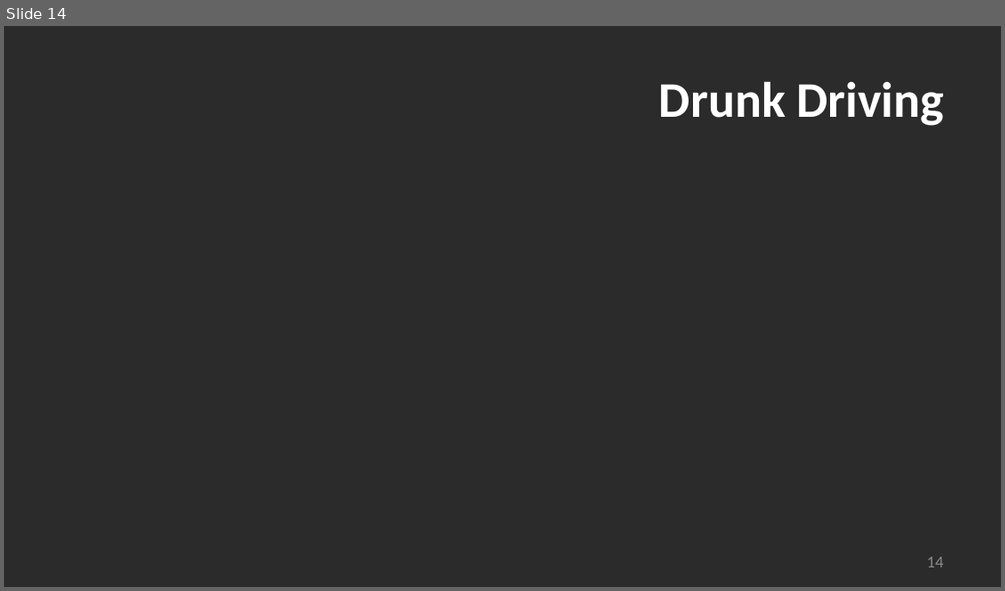
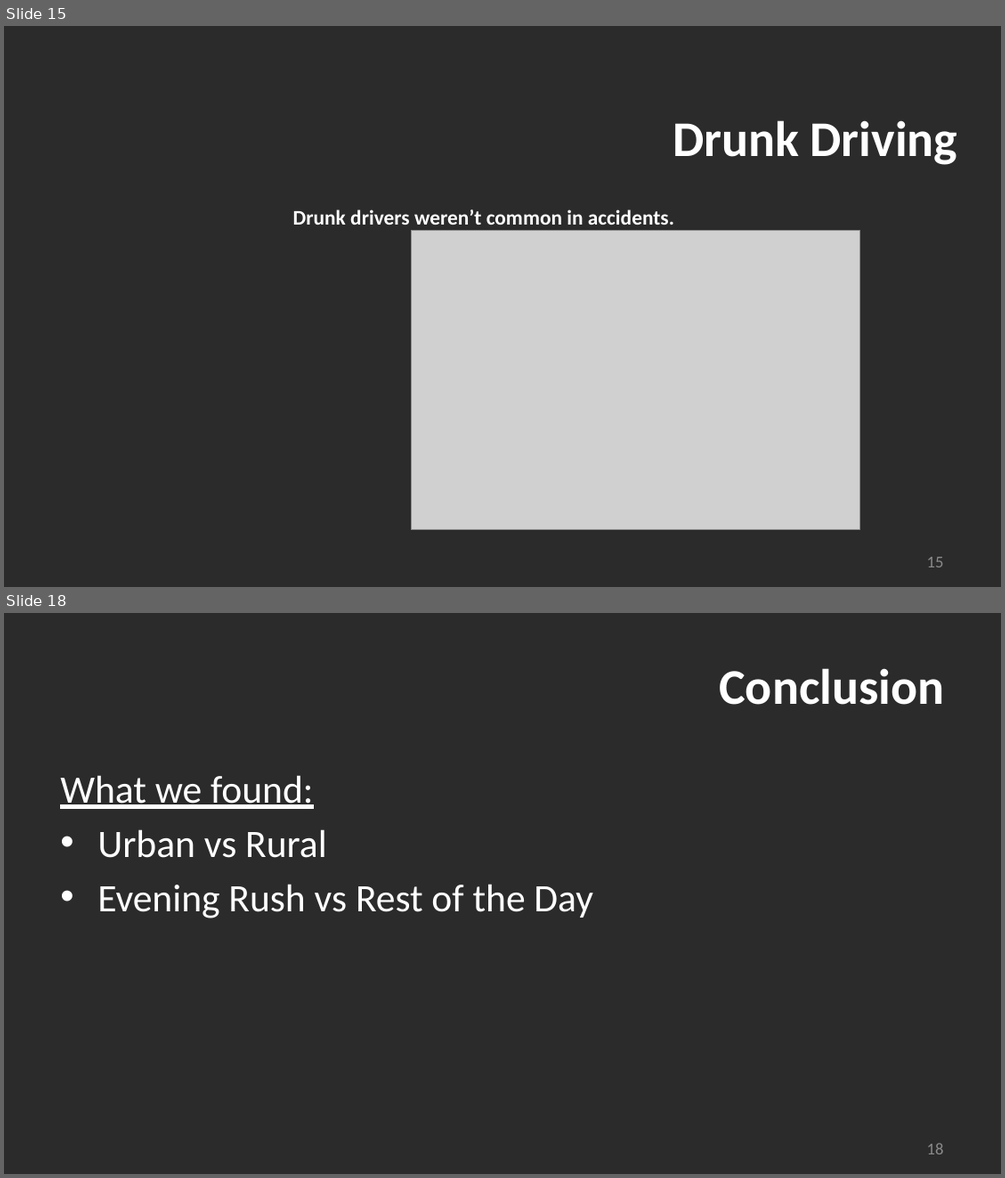
Before and after one commit to madams11/DataR-Project, a slide deck: US Bicycle Fatalities_Group 4.pptx. Shown one above the other, each under a label of ours: slide 14 before the commit, slides 15 and 18 after it; the slides between them are not shown. The pictures are 1005x591 and 1005x1178 pixels, drawn with LibreOffice and Linux fonts; fonts in the diff are those of the drawing; grey boxes stand for pictures; background and template pictures are left out; a plain dark background stands for a picture behind light text. Boxes give left, top, right and bottom in pixels: in the first picture for what was removed or moved away, otherwise in the second. Text is boxed around its words. In the diff, an @@ line names an element or a change of style, - is before the commit and + after.

```diff
--- a/US Bicycle Fatalities_Group 4.pptx
+++ b/US Bicycle Fatalities_Group 4.pptx
@@ slide 18 added at bbox=[4, 613, 1001, 1174], background picture (left out) @@
@@ title added at bbox=[719, 668, 944, 705], 48 pt, text #FFFFFF, bold @@
+Conclusion
@@ text added at bbox=[60, 775, 593, 918], 37.3 pt, text #FFFFFF @@
+What we found:
+• Urban vs Rural
+• Evening Rush vs Rest of the Day
@@ page number added at bbox=[927, 1143, 944, 1154], 16 pt, text #8C8C8C @@
+18
@@ what was slide 14 is now slide 15 @@
@@ slide 15 changed as well @@
@@ title "Drunk Driving": place and size @@
-title "Drunk Driving" at bbox=[659, 81, 945, 126]
+title "Drunk Driving" at bbox=[672, 120, 958, 165]
@@ text added at bbox=[293, 209, 674, 224], 20 pt, text #FFFFFF, bold @@
+Drunk drivers weren’t common in accidents.
@@ picture added at bbox=[411, 230, 859, 529] @@
@@ page number at bbox=[927, 556, 944, 567]: text changed @@
-14
+15
```
Also in this commit, not shown: 8 other slides changed, 5 other slides added, 3 slides removed.
